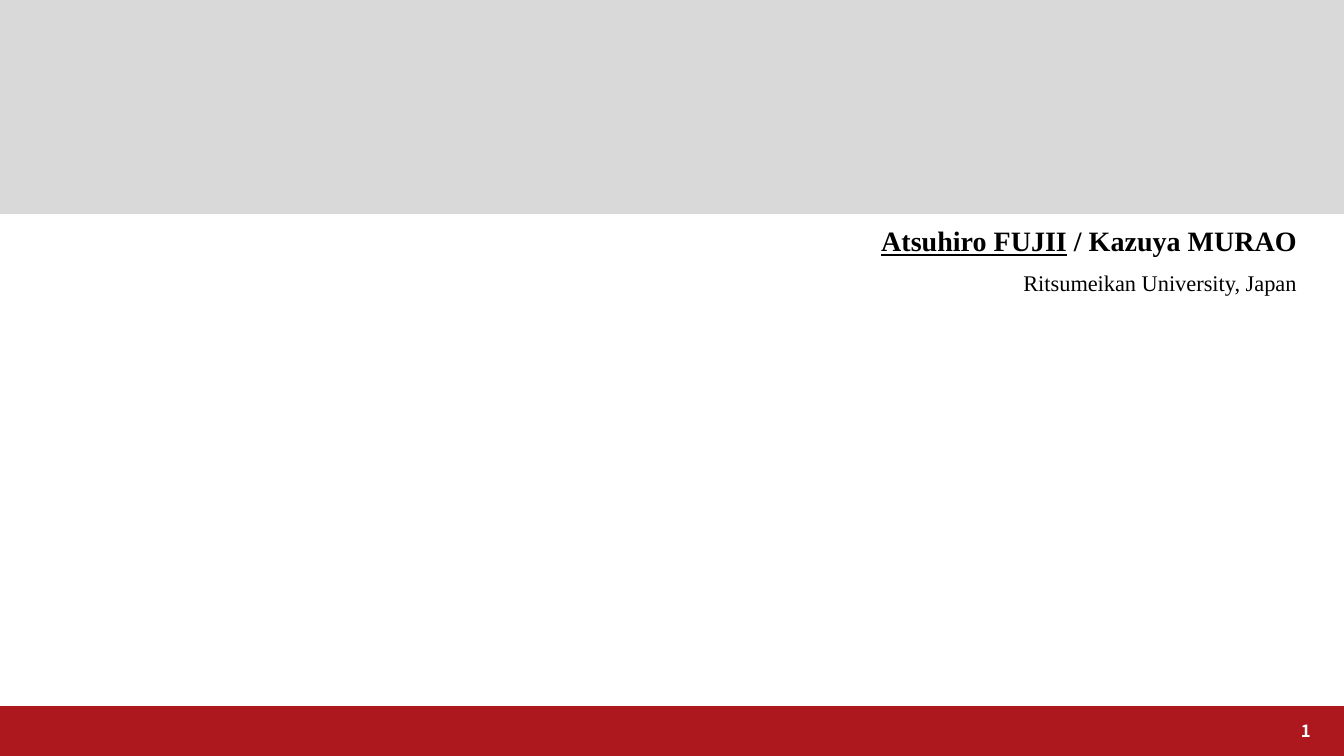
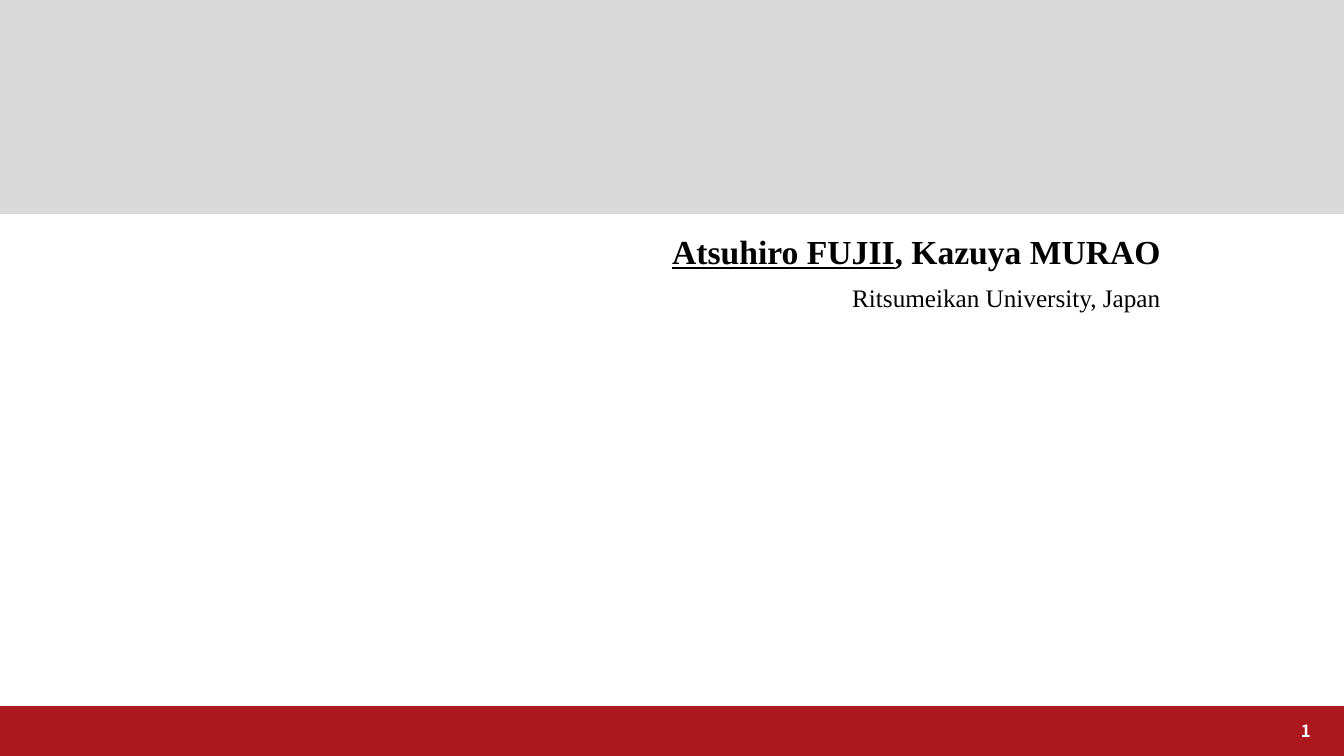
Before and after one commit to a2h1r0/lab, a slide deck: slide 1 of paper/Rits_Format_en.pptx. Drawn at 1344x756 pixels with LibreOffice and Linux fonts; fonts in the diff are those of the drawing; background and template pictures are left out. Boxes give left, top, right and bottom in pixels: in the first picture for what was removed or moved away, otherwise in the second. Text is boxed around its words. In the diff, an @@ line names an element or a change of style, - is before the commit and + after.

```diff
--- a/paper/Rits_Format_en.pptx
+++ b/paper/Rits_Format_en.pptx
@@ subtitle "Atsuhiro FUJII, Kazuya MURAO": place and size @@
-subtitle "Atsuhiro FUJII, Kazuya MURAO" at <box>881,231,1297,296</box>
+subtitle "Atsuhiro FUJII, Kazuya MURAO" at <box>672,240,1161,313</box>
@@ subtitle at <box>672,240,1161,270</box>: text changed; size 20 to 24 pt @@
-Atsuhiro FUJII / Kazuya MURAO
+Atsuhiro FUJII, Kazuya MURAO
@@ subtitle at <box>852,289,1160,313</box>: size 16 to 18 pt in "Ritsumeikan University, Japan" @@
```
